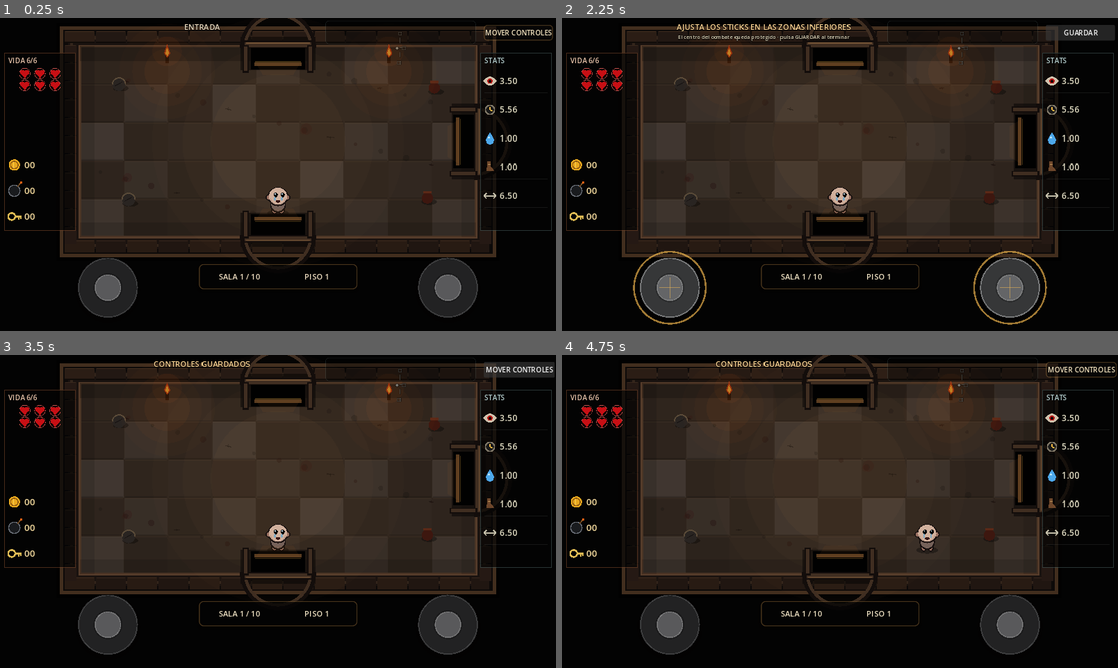
Above: before the commit, frames 1-4 (two rows, left to right).
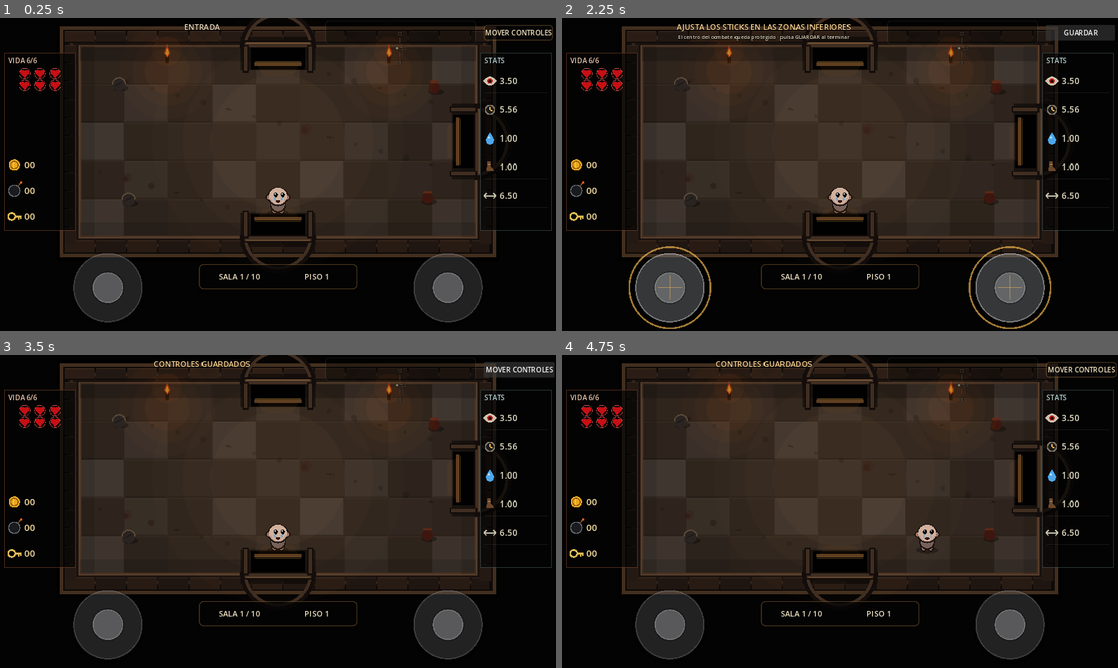
Above: after the commit, the same moments.

Repository: LoloscarPrr/Binding-of-Ismael
Game: Godot game, scene res://scenes/main.tscn
The game is run twice, just before and just after one commit, with the same random seed, the same clock (stepped at 60 frames per second) and the same inputs.
Inputs (mouse positions are in pixels of both pictures, inside the frame that each line leads up to):
- Up to frame 1 (0.25 s): no input
- Up to frame 2 (2.25 s): click (962, 33) at 0.5 s; click (912, 68) at 1.25 s; click "MOVER CONTROLES" at 2 s
- Up to frame 3 (3.5 s): click "GUARDAR" at 2.75 s
- Up to frame 4 (4.75 s): tap Enter at 3.5 s; move the mouse to (962, 495) at 3.52 s; hold D (move_right) 3.53-4.25 s; click (962, 495) at 3.67 s; drag from (728, 527) to (812, 574) at 4.27 s

The runs differ from the first frame. In frame 1, 1.4% of the frame differs, in the area x 13-87%, y 75-98%; in frame 2, 2.6%, in the area x 12-88%, y 72-100%; in frame 3, 1.4%; in frame 4, 1.4%.

Commit message:
ui: enlarge mobile virtual sticks

Diff:
--- a/scripts/virtual_stick.gd
+++ b/scripts/virtual_stick.gd
@@ -9,6 +9,7 @@
 @export var response_curve := 1.15
 @export var smoothing_speed := 22.0
 @export var floating_origin := false
+@export var visual_scale := 1.16
 
 var value := Vector2.ZERO
 var _target_value := Vector2.ZERO
@@ -112,13 +113,16 @@
 	var base_alpha := 0.15 if not _edit_mode else 0.25
 	var rim_alpha := 0.18 if not _edit_mode else 0.42
 	var knob_alpha := 0.30 + active_strength * 0.22
-	draw_circle(center + Vector2(0,5), stick_radius + 8.0, Color(0.0,0.0,0.0,0.18))
-	draw_circle(center, stick_radius, Color(0.82,0.84,0.86,base_alpha))
-	draw_arc(center, stick_radius, 0.0, TAU, 64, Color(0.92,0.93,0.94,rim_alpha), 3.0)
-	draw_circle(center + value * stick_radius, knob_radius + 4.0, Color(0.0,0.0,0.0,0.22))
-	draw_circle(center + value * stick_radius, knob_radius, Color(0.92,0.93,0.94,knob_alpha))
-	draw_arc(center + value * stick_radius, knob_radius, 0.0, TAU, 48, Color(1.0,1.0,1.0,0.24 + active_strength*0.22), 2.5)
+	var visual_stick_radius := stick_radius * visual_scale
+	var visual_knob_radius := knob_radius * visual_scale
+	var visual_offset := value * visual_stick_radius
+	draw_circle(center + Vector2(0,5), visual_stick_radius + 8.0, Color(0.0,0.0,0.0,0.18))
+	draw_circle(center, visual_stick_radius, Color(0.82,0.84,0.86,base_alpha))
+	draw_arc(center, visual_stick_radius, 0.0, TAU, 64, Color(0.92,0.93,0.94,rim_alpha), 3.0)
+	draw_circle(center + visual_offset, visual_knob_radius + 4.0, Color(0.0,0.0,0.0,0.22))
+	draw_circle(center + visual_offset, visual_knob_radius, Color(0.92,0.93,0.94,knob_alpha))
+	draw_arc(center + visual_offset, visual_knob_radius, 0.0, TAU, 48, Color(1.0,1.0,1.0,0.24 + active_strength*0.22), 2.5)
 	if _edit_mode:
-		draw_arc(center, stick_radius + 15.0, 0.0, TAU, 48, Color(1.0,0.76,0.32,0.62), 4.0)
-		draw_line(center + Vector2(-24,0), center + Vector2(24,0), Color(1.0,0.76,0.32,0.46), 2.0)
-		draw_line(center + Vector2(0,-24), center + Vector2(0,24), Color(1.0,0.76,0.32,0.46), 2.0)
+		draw_arc(center, visual_stick_radius + 15.0, 0.0, TAU, 48, Color(1.0,0.76,0.32,0.62), 4.0)
+		draw_line(center + Vector2(-24,0)*visual_scale, center + Vector2(24,0)*visual_scale, Color(1.0,0.76,0.32,0.46), 2.0)
+		draw_line(center + Vector2(0,-24)*visual_scale, center + Vector2(0,24)*visual_scale, Color(1.0,0.76,0.32,0.46), 2.0)
